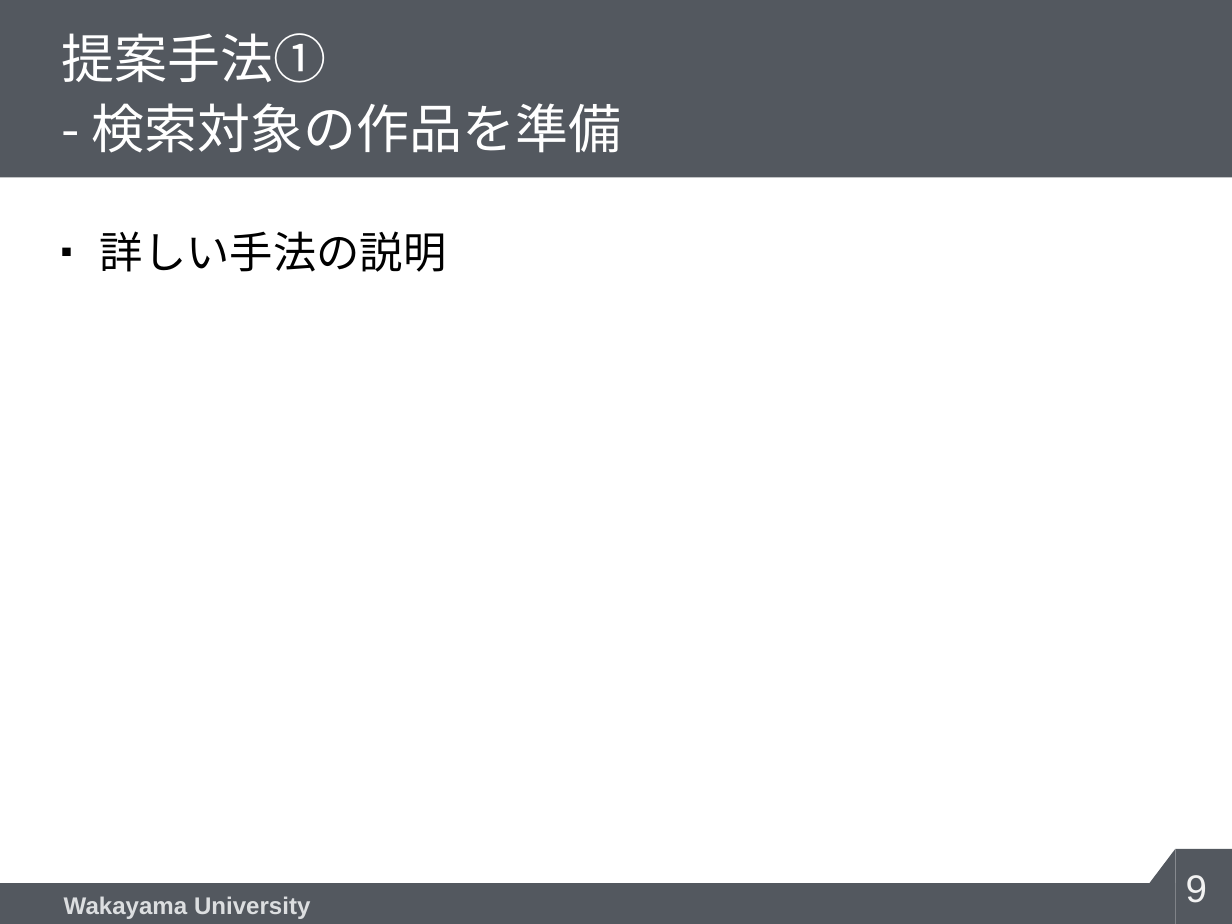
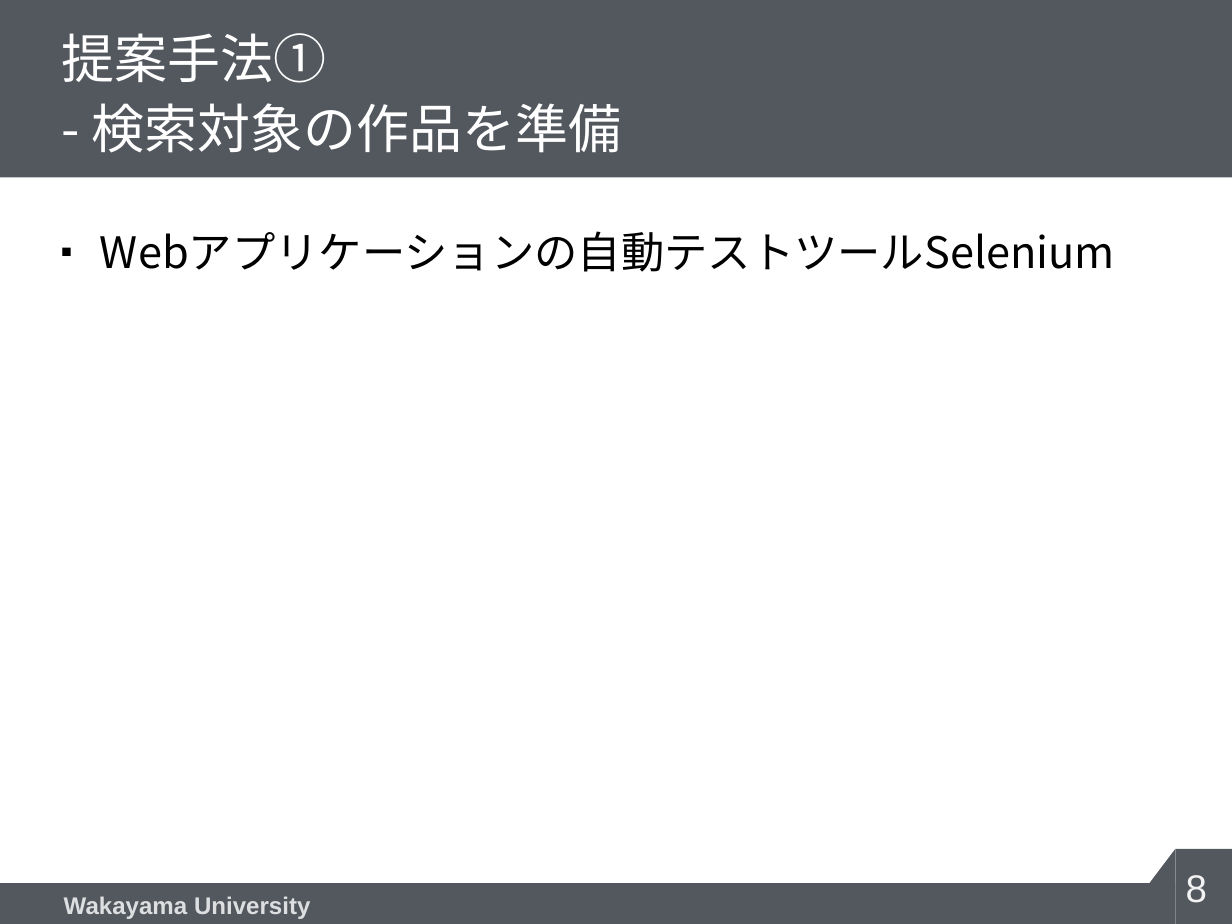
Before and after one commit to fukuchiyuki1225/Research, a slide deck: slide 8 of Slide/IPSJ全国大会スライド_福地.pptx (slide 9 before the commit). Drawn at 1232x924 pixels with LibreOffice and Linux fonts; fonts in the diff are those of the drawing; background and template pictures are left out. Boxes give left, top, right and bottom in pixels: in the first picture for what was removed or moved away, otherwise in the second. Text is boxed around its words. In the diff, an @@ line names an element or a change of style, - is before the commit and + after.

```diff
--- a/Slide/IPSJ全国大会スライド_福地.pptx
+++ b/Slide/IPSJ全国大会スライド_福地.pptx
@@ text at bbox=[100, 231, 1115, 272]: text changed @@
-■ 詳しい手法の説明
+■ Webアプリケーションの自動テストツールSelenium
@@ page number at bbox=[1186, 875, 1207, 903]: text changed @@
-9
+8
```
Also in this commit, not shown: 1 slide removed.
